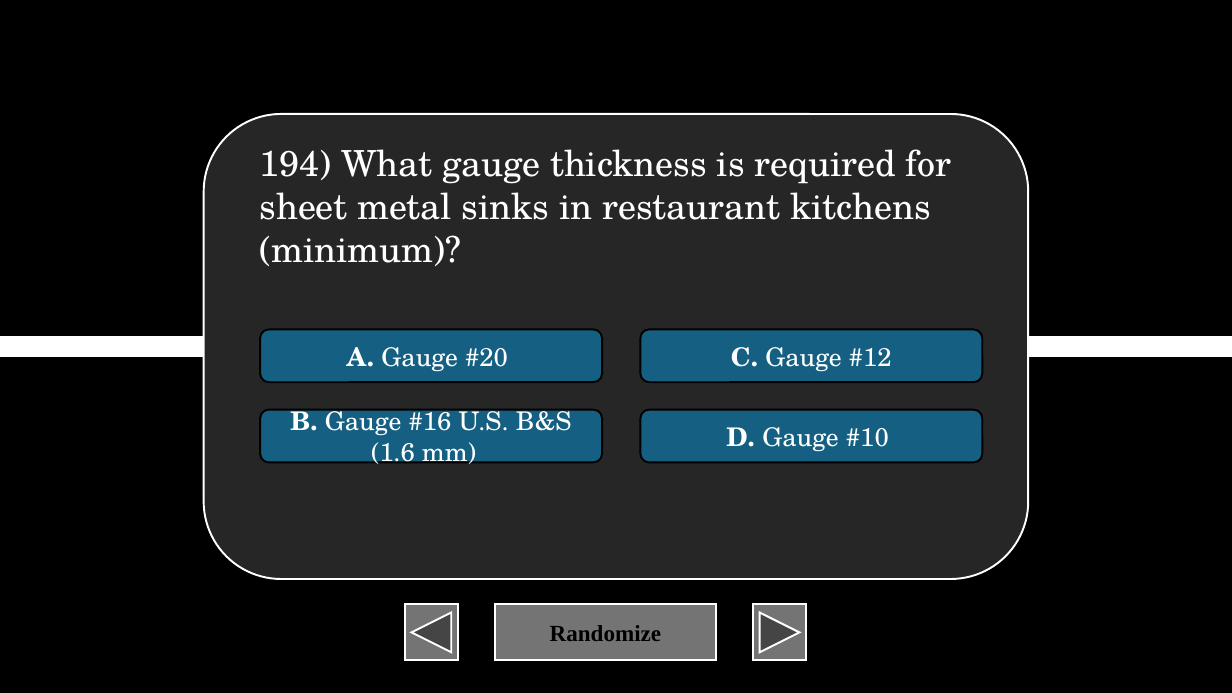
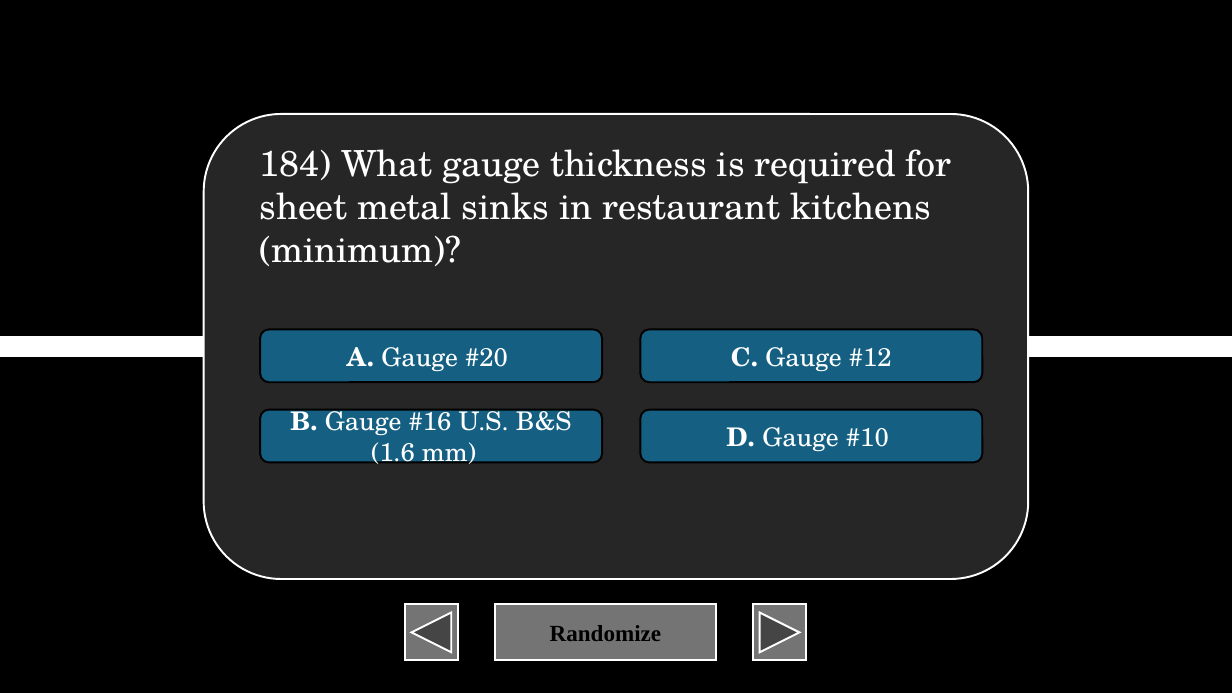
Before and after one commit to XIvanSolomonX/Archi-Reviewer, a slide deck: slide 185 of BulUti.pptm (slide 195 before the commit). Drawn at 1232x693 pixels with LibreOffice and Linux fonts; fonts in the diff are those of the drawing. Boxes give left, top, right and bottom in pixels: in the first picture for what was removed or moved away, otherwise in the second. Text is boxed around its words. In the diff, an @@ line names an element or a change of style, - is before the commit and + after.

```diff
--- a/BulUti.pptm
+++ b/BulUti.pptm
@@ text at bbox=[259, 149, 951, 266]: text changed @@
-194) What gauge thickness is required for sheet metal sinks in restaurant kitchens (minimum)?
+184) What gauge thickness is required for sheet metal sinks in restaurant kitchens (minimum)?
```
Also in this commit, not shown: 16 other slides changed, 41 slides added, 4 slides removed, 2 other files.
